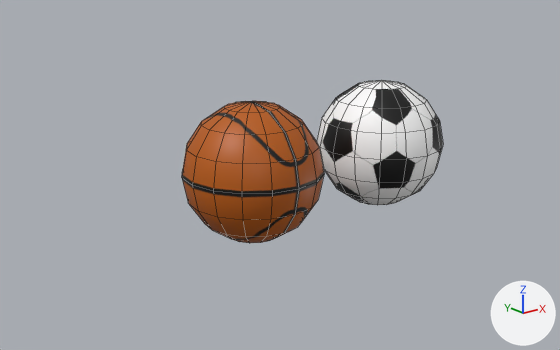
A saved change to the Blender file Assets/Game/BlenederModel/Models/untitled.blend.
Before and after are seen from a 50 mm lens placed at (-8.73, -8.37, 3.2), pointed at (-1.74, 0.37, -0.29). The lights are fixed; the arrows at lower right show +X, +Y and +Z. Mesh edges are drawn as thin lines.
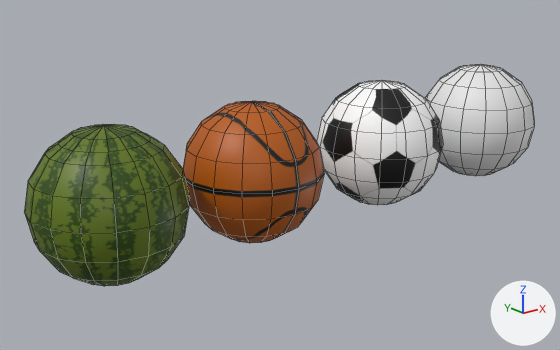
What differs and where, as boxes [x1, y1, x2, y2] in the pictures (560 x 350 px):
'Sphere.002', added (green)
    after: [24, 124, 190, 286]
'Sphere.003', added
    after: [425, 64, 534, 176]

Edits to the bpy script that builds the scene:
```text
Add img_arbyz_png:
    img_arbyz_png = load_image('arbyz.png', '../Textures/arbyz.png', 470, 403, 'sRGB')
Add mat_material_007:
    mat_material_007 = principled_material('Material.007')
    mat_material_007.base_color = (0.8, 0.8, 0.8)  # white #e7e7e7
Add mat_material_006:
    mat_material_006 = principled_material('Material.006')
    mat_material_006.texture = img_arbyz_png
Add me_sphere_003:
    me_sphere_003.from_pydata(...)  # a UV sphere (16 segments, 8 rings, poles along z) spanning x -1.0..1.0, y -1.0..1.0, z -1.0..1.0
    me_sphere_003.polygons.foreach_set('use_smooth', [True] * 128)
    me_sphere_003.materials.append(mat_material_007)  # its picture is missing
Add me_sphere_002:
    me_sphere_002.from_pydata(...)  # 131 vertices, 144 faces; spans x -1.0..1.0, y -1.0..1.0, z -1.0..1.0
    me_sphere_002.polygons.foreach_set('use_smooth', [True] * 144)
    me_sphere_002.materials.append(mat_material_006)  # picture img_arbyz_png
Add ob_sphere_003:
    ob_sphere_003 = bpy.data.objects.new('Sphere.003', me_sphere_003)
    ob_sphere_003.location = (2.46, 0.0, 0.0)
Add ob_sphere_002:
    ob_sphere_002 = bpy.data.objects.new('Sphere.002', me_sphere_002)
    ob_sphere_002.location = (-4.72, 0.0, 0.0)
```
